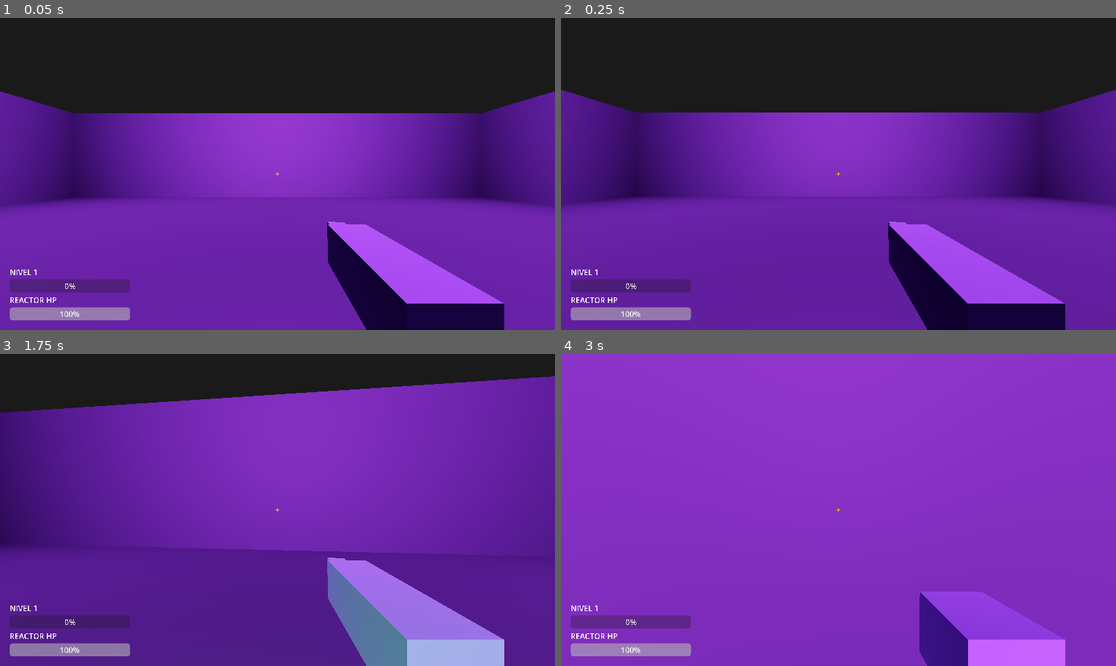
Above: before the commit, frames 1-4 (two rows, left to right).
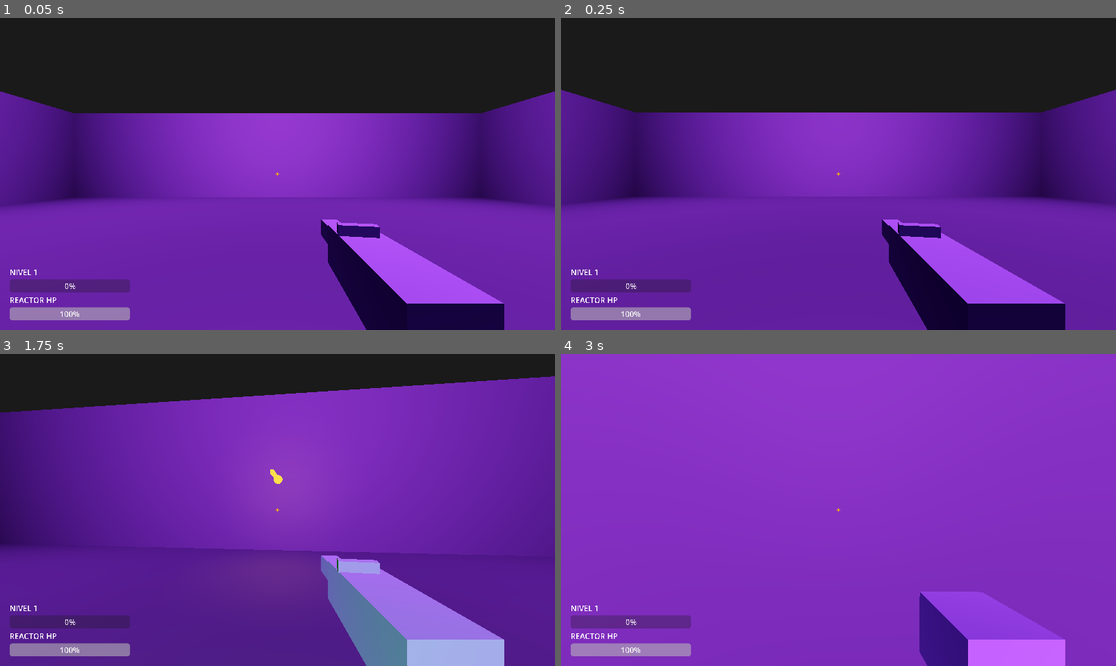
Above: after the commit, the same moments.

Repository: vTrxn/COREBREAKER
Game: Godot game, scene res://Mundo.tscn
Same seed, same stepped clock (60 frames per second), same inputs: the game is played once before the commit and once after it. Sound files missing from this copy of the repository are replaced by a short silence.
Inputs (mouse positions are in pixels of both pictures, inside the frame that each line leads up to):
- Up to frame 1 (0.05 s): no input
- Up to frame 2 (0.25 s): no input
- Up to frame 3 (1.75 s): tap Enter at 0.5 s; move the mouse to (305, 510) at 0.52 s; press the mouse at (305, 510) at 0.53 s; hold W (move_up) from 0.53 s (still down); tap Space (saltar) at 0.77, 1.52 s; move the mouse to (249, 510) at 1.27 s; release the mouse at (249, 510) at 1.28 s; tap Shift (dash) at 1.35 s; click (249, 510) at 1.55 s
- Up to frame 4 (3 s): keep holding W (move_up); move the mouse to (849, 503) at 2.02 s; hold Ctrl (deslizar) 2.03-2.78 s; click (849, 503) at 2.3 s; move the mouse to (832, 516) at 2.77 s; click (832, 516) at 2.85 s

The runs differ from the first frame. In frame 1, 0.4% of the frame differs, in the area x 57-69%, y 64-73%; in frame 2, 0.4%; in frame 3, 0.4%, in the area x 48-69%, y 36-73%; in frame 4, nothing differs.

Commit message:
se corrigio visibilidad de balas y luz de trayectoria

Diff:
--- a/BalaJugador.tscn
+++ b/BalaJugador.tscn
@@ -1,18 +1,26 @@
-[gd_scene load_steps=5 format=3]
+[gd_scene load_steps=7 format=3]
 
 [ext_resource type="Script" path="res://scripts/bala_jugador.gd" id="1_bala"]
 
 [sub_resource type="SphereShape3D" id="SphereShape3D_1"]
-radius = 0.15
-
-[sub_resource type="CylinderMesh" id="CylinderMesh_tracer"]
-top_radius = 0.03
-bottom_radius = 0.03
-height = 0.75
+radius = 0.2
 
 [sub_resource type="StandardMaterial3D" id="StandardMaterial3D_glow"]
 shading_mode = 0
 albedo_color = Color(1, 0.717647, 0.0117647, 1)
+
+[sub_resource type="SphereMesh" id="SphereMesh_cabeza"]
+material = SubResource("StandardMaterial3D_glow")
+radius = 0.12
+height = 0.24
+
+[sub_resource type="StandardMaterial3D" id="StandardMaterial3D_trail"]
+shading_mode = 0
+albedo_color = Color(1, 0.717647, 0.0117647, 0.85)
+
+[sub_resource type="BoxMesh" id="BoxMesh_trail"]
+material = SubResource("StandardMaterial3D_trail")
+size = Vector3(0.08, 0.08, 1.2)
 
 [node name="BalaJugador" type="Area3D"]
 collision_layer = 2
@@ -22,7 +30,14 @@
 [node name="CollisionShape3D" type="CollisionShape3D" parent="."]
 shape = SubResource("SphereShape3D_1")
 
-[node name="MeshInstance3D" type="MeshInstance3D" parent="."]
-transform = Transform3D(1, 0, 0, 0, -4.37114e-08, 1, 0, -1, -4.37114e-08, 0, 0, 0)
-mesh = SubResource("CylinderMesh_tracer")
-surface_material_override/0 = SubResource("StandardMaterial3D_glow")
+[node name="MeshCabeza" type="MeshInstance3D" parent="."]
+mesh = SubResource("SphereMesh_cabeza")
+
+[node name="MeshTrayectoria" type="MeshInstance3D" parent="."]
+transform = Transform3D(1, 0, 0, 0, 1, 0, 0, 0, 1, 0, 0, 0.6)
+mesh = SubResource("BoxMesh_trail")
+
+[node name="LuzBala" type="OmniLight3D" parent="."]
+light_color = Color(1, 0.717647, 0.0117647, 1)
+light_energy = 2.5
+omni_range = 4.0
--- a/Jugador.tscn
+++ b/Jugador.tscn
@@ -52,13 +52,13 @@
 surface_material_override/0 = SubResource("StandardMaterial3D_arma")
 
 [node name="Arma2" type="MeshInstance3D" parent="Camera3D/Arma" unique_id=46061042]
-transform = Transform3D(0.25, 0, 0, 0, 0.25, 0, 0, 0, 0.25, -0.010767683, 0.020094752, -0.28552628)
+transform = Transform3D(-0.044188097, 0, -0.24606384, 0, 0.25, 0, 0.24606384, 0, -0.044188097, -0.010767683, 0.07263148, -0.08087534)
 mesh = SubResource("BoxMesh_arma")
 skeleton = NodePath("../Arma")
 surface_material_override/0 = SubResource("StandardMaterial3D_arma")
 
 [node name="Arma" type="MeshInstance3D" parent="Camera3D/Arma" unique_id=262039185]
-transform = Transform3D(0.5, 0, 0, 0, 0.5, 0, 0, 0, 0.5, -0.0071784556, 0.013396502, -0.19465584)
+transform = Transform3D(0.5, 0, 0, 0, 0.5, 0, 0, 0, 0.5, -0.02038303, 0.013396502, -0.23926044)
 mesh = SubResource("BoxMesh_arma")
 surface_material_override/0 = SubResource("StandardMaterial3D_arma")
 metadata/_edit_group_ = true
--- a/scripts/bala_jugador.gd
+++ b/scripts/bala_jugador.gd
@@ -1,8 +1,8 @@
 class_name BalaJugador
 extends Area3D
-@export var vel: float = 55.0
+@export var vel: float = 38.0
 @export var dmg: float = 15.0
-@export var rango_max: float = 15.0
+@export var rango_max: float = 25.0
 var dir: Vector3 = Vector3.FORWARD
 var dist_viajada: float = 0.0
 var p: CharacterBody3D = null
--- a/scripts/jugador.gd
+++ b/scripts/jugador.gd
@@ -15,6 +15,7 @@
 @export var sis_eventos: SistemaEventos
 @export var arma: MeshInstance3D
 @export var luz_disparo: OmniLight3D
+@export var escena_bala: PackedScene = preload("res://BalaJugador.tscn")
 @export var audio_disparo: AudioStreamPlayer
 @export var audio_salto: AudioStreamPlayer
 @export var audio_dash: AudioStreamPlayer
@@ -166,23 +167,30 @@
 		arma.position.z = -0.36
 	if luz_disparo:
 		luz_disparo.light_energy = 4.0
-	if not raycast:
+	if not escena_bala or not cam:
 		return
-	raycast.target_position = Vector3(0.0, 0.0, -15.0)
-	raycast.force_raycast_update()
-	if raycast.is_colliding():
-		var col := raycast.get_collider()
-		var pt := raycast.get_collision_point()
-		if col and col.is_in_group("enemigos"):
-			if col.has_method("recibir_dano"):
-				col.recibir_dano(15.0)
-			t_quieto = 0.0
-			var dist := global_position.distance_to(pt)
-			if dist <= 2.0:
-				hp = minf(hp_max, hp + 4.5)
-				cambio_salud.emit(hp, hp_max)
-				if sis_eventos:
-					sis_eventos.disparar_destello(pt)
+	var b := escena_bala.instantiate() as BalaJugador
+	var punto_mira := cam.global_position - cam.global_transform.basis.z * 25.0
+	if raycast:
+		raycast.target_position = Vector3(0.0, 0.0, -25.0)
+		raycast.force_raycast_update()
+		if raycast.is_colliding():
+			punto_mira = raycast.get_collision_point()
+	var punto_origen := cam.global_position - cam.global_transform.basis.z * 0.4 + cam.global_transform.basis.x * 0.22 - cam.global_transform.basis.y * 0.18
+	var dir_vuelo := (punto_mira - punto_origen).normalized()
+	b.global_position = punto_origen
+	b.dir = dir_vuelo
+	b.look_at(punto_origen + dir_vuelo, Vector3.UP)
+	b.p = self
+	get_tree().current_scene.add_child(b)
+func notificar_impacto(pos_hit: Vector3, dmg: float) -> void:
+	t_quieto = 0.0
+	var dist := global_position.distance_to(pos_hit)
+	if dist <= 2.0:
+		hp = minf(hp_max, hp + dmg * 0.30)
+		cambio_salud.emit(hp, hp_max)
+		if sis_eventos:
+			sis_eventos.disparar_destello(pos_hit)
 func recibir_dano(cantidad: float) -> void:
 	hp = maxf(0.0, hp - cantidad)
 	cambio_salud.emit(hp, hp_max)
